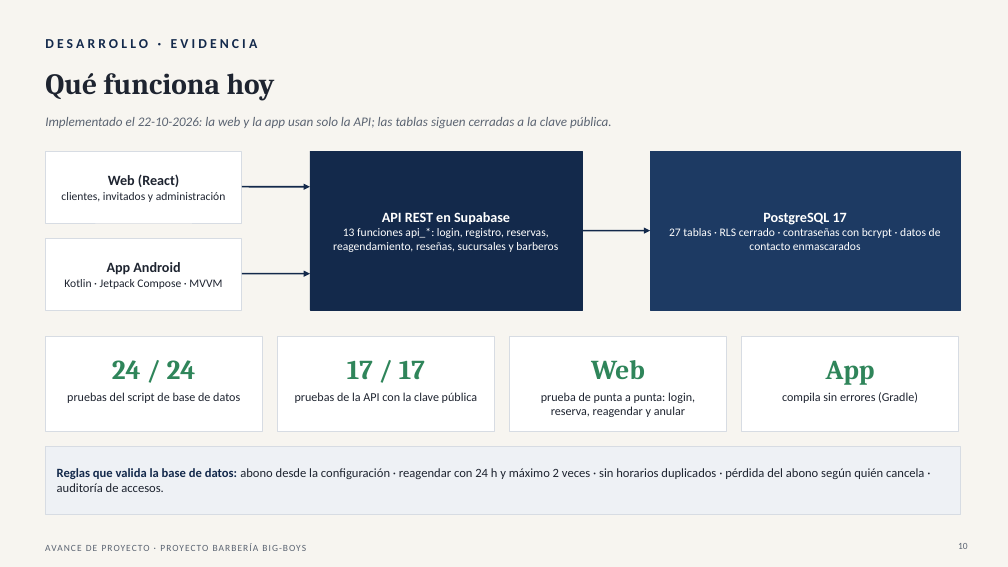
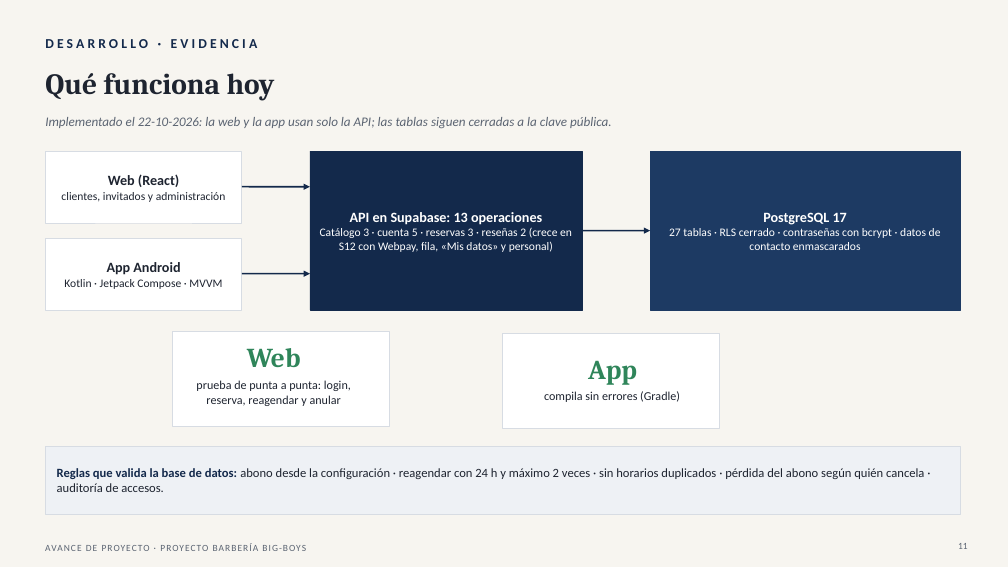
Before and after one commit to Yerko-Rosales/Proyecto_Barberia, a slide deck: slide 11 of Fase 2/Seguimiento semanal/Seguimiento_Roadmap_Proyecto_Barberia_22-10.pptx (slide 10 before the commit). Drawn at 1008x567 pixels with LibreOffice and Linux fonts; fonts in the diff are those of the drawing. Boxes give left, top, right and bottom in pixels: in the first picture for what was removed or moved away, otherwise in the second. Text is boxed around its words. In the diff, an @@ line names an element or a change of style, - is before the commit and + after.

```diff
--- a/Fase 2/Seguimiento semanal/Seguimiento_Roadmap_Proyecto_Barberia_22-10.pptx
+++ b/Fase 2/Seguimiento semanal/Seguimiento_Roadmap_Proyecto_Barberia_22-10.pptx
@@ text at <box>320,212,572,252</box>: text changed @@
-API REST en Supabase
-13 funciones api_*: login, registro, reservas, reagendamiento, reseñas, sucursales y barberos
+API en Supabase: 13 operaciones
+Catálogo 3 · cuenta 5 · reservas 3 · reseñas 2 (crece en S12 con Webpay, fila, «Mis datos» y personal)
@@ rectangle removed at <box>45,337,262,431</box> @@
@@ text "Web": place and size @@
-text "Web" at <box>591,360,645,379</box>
+text "Web" at <box>247,348,301,367</box>
@@ rectangle: place and size @@
-rectangle at <box>510,337,727,431</box>
+rectangle at <box>173,332,390,426</box>
@@ rectangle removed at <box>278,337,495,431</box> @@
@@ rectangle: place and size @@
-rectangle at <box>742,337,959,431</box>
+rectangle at <box>503,333,720,428</box>
@@ text "App": place and size @@
-text "App" at <box>826,360,875,384</box>
+text "App" at <box>588,360,637,384</box>
@@ text removed at <box>112,360,196,379</box> @@
-24 / 24
@@ text "prueba de punta a punta: ...": place and size @@
-text "prueba de punta a punta: ..." at <box>541,392,695,417</box>
+text "prueba de punta a punta: ..." at <box>196,380,351,406</box>
@@ text removed at <box>347,360,425,379</box> @@
-17 / 17
@@ text "compila sin errores (Gradle)": place and size @@
-text "compila sin errores (Gradle)" at <box>782,392,918,403</box>
+text "compila sin errores (Gradle)" at <box>544,391,680,402</box>
@@ text removed at <box>67,392,240,403</box> @@
-pruebas del script de base de datos
@@ text removed at <box>295,392,477,403</box> @@
-pruebas de la API con la clave pública
@@ page number at <box>958,543,968,549</box>: text changed @@
-10
+11
```
Also in this commit, not shown: 8 other slides changed, 3 slides added, 1 other file.
